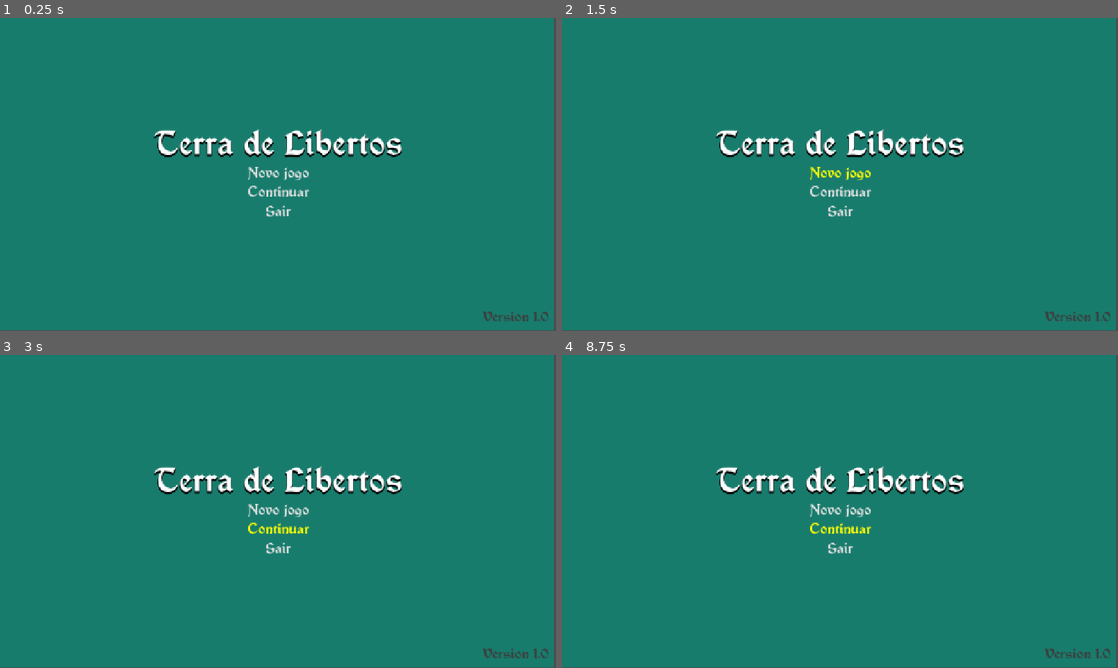
Above: before the commit, frames 1-4 (two rows, left to right).
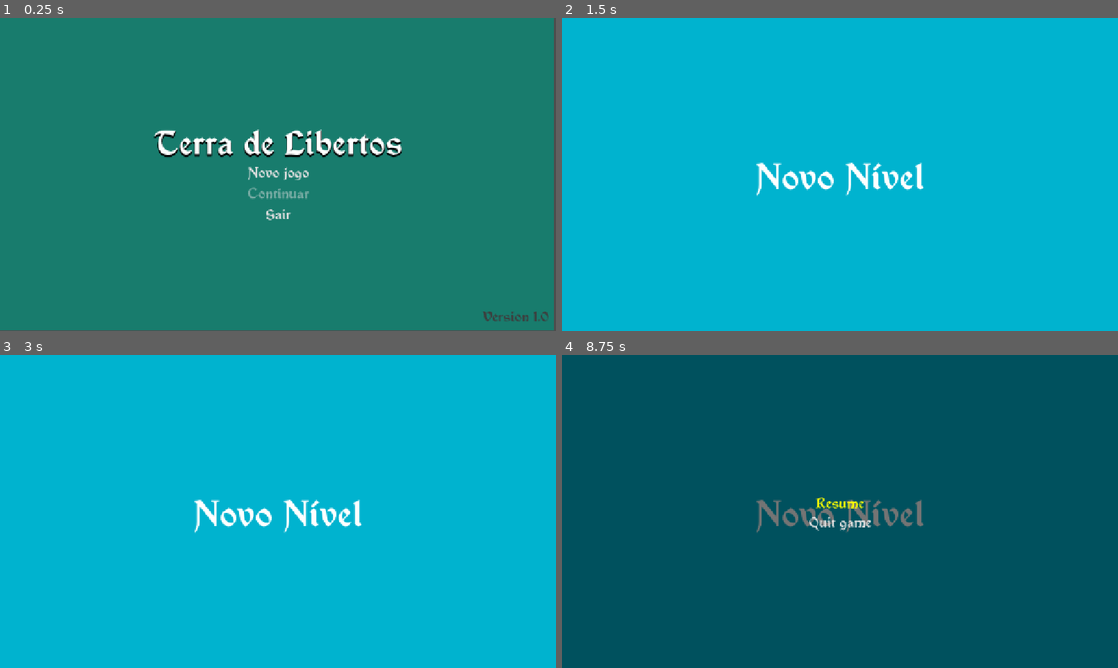
Above: after the commit, the same moments.

Repository: FateCoders/devops-atividade-jogo
Game: Godot game, scene res://Scenes/UI/menu_inicial.tscn
Two runs of this game, one before a commit and one after it. Both use one fixed random seed, a clock stepped at 60 frames per second and the inputs below.
Inputs (mouse positions are in pixels of both pictures, inside the frame that each line leads up to):
- Up to frame 1 (0.25 s): no input
- Up to frame 2 (1.5 s): click (840, 190) at 0.5 s, where only the run before the commit has a clickable "Continuar"; click "Novo jogo" at 1.25 s
- Up to frame 3 (3 s): click (278, 508) at 2 s, where only the run before the commit has a clickable "Novo jogo"; click (278, 527) at 2.75 s, where only the run before the commit has a clickable "Continuar"
- Up to frame 4 (8.75 s): click (840, 508) at 3.5 s, where only the run before the commit has a clickable "Novo jogo"; click (840, 527) at 4.25 s, where only the run before the commit has a clickable "Continuar"; tap Enter at 5, 6.5, 8 s; tap Space at 5.75, 7.25 s; tap Escape (ui_cancel) at 8.65 s

The runs differ from the first frame. In frame 1, 0.3% of the frame differs, in the area x 44-56%, y 53-65%; in frame 2, 100%, in the area x 0-100%, y 0-100%; in frame 3, 100%; in frame 4, 100%.
Error before the commit: Parse Error: Could not parse global class "SaveGame" from "res://Resources/Data/save_game.gd". (res://Scripts/UI/menu_inicial.gd:4)

Commit message:
Implement SaveManager and update save/load system
Added a new SaveManager autoload for handling game save and load operations using JSON files. Removed the old save_game.gd resource-based system and updated menu_inicial.gd and pause_menu.gd to use SaveManager for save existence checks, saving, and loading. Updated project.godot to register SaveManager as an autoload. Added .import files for new sprite assets.

Diff:
--- /dev/null
+++ b/Autoload/SaveManager.gd
@@ -0,0 +1,61 @@
+extends Node
+
+const SAVE_PATH = "user://savegame.json"
+
+var game_data = {}
+
+
+func save_exists() -> bool:
+	return FileAccess.file_exists(SAVE_PATH)
+
+func save_game():
+	var player = get_tree().get_first_node_in_group("player")
+	if player:
+		game_data["player_data"] = player.get_save_data()
+
+	var file = FileAccess.open(SAVE_PATH, FileAccess.WRITE)
+	if not file:
+		printerr("Erro ao tentar abrir o arquivo de save para escrita!")
+		return
+
+	var json_string = JSON.stringify(game_data, "\t")
+
+	file.store_string(json_string)
+
+	file.close()
+	print("Jogo salvo com sucesso em: ", SAVE_PATH)
+
+## Carrega os dados do arquivo JSON para o jogo.
+func load_game():
+	# Verifica se o arquivo de save existe.
+	if not FileAccess.file_exists(SAVE_PATH):
+		print("Nenhum arquivo de save encontrado.")
+		return false # Retorna false para indicar que não havia jogo salvo.
+
+	# Abre o arquivo no modo de leitura.
+	var file = FileAccess.open(SAVE_PATH, FileAccess.READ)
+	if not file:
+		printerr("Erro ao tentar abrir o arquivo de save para leitura!")
+		return false
+
+	var content = file.get_as_text()
+	file.close()
+
+	var data = JSON.parse_string(content)
+
+	if data == null:
+		printerr("Erro ao analisar o arquivo JSON. O arquivo pode estar corrompido.")
+		return false
+
+	game_data = data
+
+	var player = get_tree().get_first_node_in_group("player")
+	if player and game_data.has("player_data"):
+		player.load_data(game_data["player_data"])
+
+	# Você pode aplicar outros dados aqui...
+	# if game_data.has("inventory_data"):
+	#	 Inventory.load_data(game_data["inventory_data"])
+
+	print("Jogo carregado com sucesso!")
+	return true
--- a/Resources/Data/save_game.gd
+++ /dev/null
@@ -1,85 +0,0 @@
-# Save and load the game using the text or binary resource format.
-#
-# /!\ This approach is unsafe if players download completed save games from the
-# web. Please read the README and watch the corresponding video about security
-# issues.
-class_name SaveGame
-extends Resource
-
-# You must use the user:// path prefix when saving the player's data.
-#
-# We removed the extension in this demo to show how to save as text during
-# development or in debug builds and binary in the released game.
-#
-# See the get_save_path() function below.
-const SAVE_GAME_BASE_PATH := "user://save"
-
-# Use this to detect old player saves and update their data.
-export var version := 1
-
-# The next three functions are just to keep the save API inside of the SaveGame resource.
-# Note that this has safety issues if players download savegame files from the
-# web. Please see the README and check out the dedicated video.
-# For a safe alternative, see the function write/load_as_json() below.
-func write_savegame() -> void:
-	ResourceSaver.save(get_save_path(), self)
-
-
-static func save_exists() -> bool:
-	return ResourceLoader.exists(get_save_path())
-
-
-static func load_savegame() -> Resource:
-	var save_path := get_save_path()
-	if ResourceLoader.has_cached(save_path):
-		# Once the resource caching bug is fixed, you will only need this line of code to load the save game.
-		return ResourceLoader.load(save_path, "", true)
-
-	# /!\ Workaround for bug https://github.com/godotengine/godot/issues/59686
-	# Without that, sub-resources will not reload from the saved data.
-	# We copy the SaveGame resource's data to a temporary file, load that file
-	# as a resource, and make it take over the save game.
-
-	# We first load the save game resource's content as a byte array and store it.
-	var file := File.new()
-	if file.open(save_path, File.READ) != OK:
-		printerr("Couldn't read file " + save_path)
-		return null
-
-	var data := file.get_buffer(file.get_len())
-	file.close()
-
-	# Then, we generate a random file path that's not in Godot's cache.
-	var tmp_file_path := make_random_path()
-	while ResourceLoader.has_cached(tmp_file_path):
-		tmp_file_path = make_random_path()
-
-	# We write a copy of the save game to that temporary file path.
-	if file.open(tmp_file_path, File.WRITE) != OK:
-		printerr("Couldn't write file " + tmp_file_path)
-		return null
-
-	file.store_buffer(data)
-	file.close()
-
-	# We load the temporary file as a resource.
-	var save = ResourceLoader.load(tmp_file_path, "", true)
-	# And make it take over the save path for the next time the player
-	# saves.
-	save.take_over_path(save_path)
-
-	# We delete the temporary file.
-	var directory := Directory.new()
-	directory.remove(tmp_file_path)
-	return save
-
-
-static func make_random_path() -> String:
-	return "user://temp_file_" + str(randi()) + ".tres"
-
-
-# This function allows us to save and load a text resource in debug builds and a
-# binary resource in the released product.
-static func get_save_path() -> String:
-	var extension := ".tres" if OS.is_debug_build() else ".res"
-	return SAVE_GAME_BASE_PATH + extension
--- /dev/null
+++ b/Resources/Data/test.gd
@@ -0,0 +1 @@
+extends Node
--- a/Scripts/UI/menu_inicial.gd
+++ b/Scripts/UI/menu_inicial.gd
@@ -1,24 +1,42 @@
 extends Control
 class_name MainMenu
 
-var _save: SaveGame
-var _has_save: bool = _save.save_exists()
+# Não precisamos mais da variável _save, pois vamos usar o autoload SaveManager.
 
 func _ready() -> void:
-	if !_has_save:
-		$VBoxContainer/ButtonsContainer/Continue.disabled = true
-		$VBoxContainer/ButtonsContainer/Continue/Shadow.hide()
+	# --- LÓGICA ATUALIZADA ---
+	# Verificamos se o save existe usando nosso gerenciador global.
+	if not SaveManager.save_exists():
+		var continue_button = $VBoxContainer/ButtonsContainer/Continue
+		continue_button.disabled = true
 
-	for _button in get_tree().get_nodes_in_group("button"):
-		_button.pressed.connect(_on_button_pressed.bind(_button))
+		# Procura pelo nó de sombra de forma segura
+		var shadow_node = continue_button.find_child("Shadow", false) # O 'false' impede a busca recursiva
+		if shadow_node:
+			shadow_node.hide()
 
-func _on_button_pressed(_button: Button) -> void:
-	match _button.name:
+	# A conexão dos botões permanece igual.
+	for button in get_tree().get_nodes_in_group("button"):
+		button.pressed.connect(_on_button_pressed.bind(button))
+
+
+func _on_button_pressed(button: Button) -> void:
+	match button.name:
 		"NewGame":
-			_save.write_savegame()
+			# AÇÃO: Apenas inicia um novo jogo.
+			# Não criamos um save aqui. O primeiro save será feito pelo jogador dentro do jogo.
+			# Se quiser, pode deletar um save antigo ao iniciar um novo jogo.
+			# SaveManager.delete_save() # -> Função opcional para criar no SaveManager
 			get_tree().change_scene_to_file("res://Scenes/Levels/level.tscn")
+
 		"Continue":
-			_save.load_savegame()
-			get_tree().change_scene_to_file("res://Scenes/Levels/level_loaded.tscn")
+			# AÇÃO: Carrega os dados e DEPOIS muda de cena.
+			# O SaveManager vai guardar os dados carregados, e a cena do jogo
+			# vai usá-los quando for iniciada.
+			if SaveManager.load_game():
+				get_tree().change_scene_to_file("res://Scenes/Levels/level.tscn")
+			else:
+				print("Falha ao carregar o jogo a partir do menu.")
+
 		"Quit":
 			get_tree().quit()
--- a/Scripts/UI/pause_menu.gd
+++ b/Scripts/UI/pause_menu.gd
@@ -2,12 +2,9 @@
 
 @onready var resume_button = $menu_holder/resume_button
 
-# Called when the node enters the scene tree for the first time.
 func _ready() -> void:
 	visible = false
 
-
-# Called every frame. 'delta' is the elapsed time since the previous frame.
 func _process(delta: float) -> void:
 	pass
 
@@ -21,7 +18,8 @@
 	get_tree().paused = false
 	visible = false
 
+func _on_quit_button_2_pressed() -> void:
+	SaveManager.save_game()
 
-func _on_quit_button_2_pressed() -> void:
 	get_tree().paused = false
 	get_tree().change_scene_to_file("res://Scenes/UI/menu_inicial.tscn")
--- a/project.godot
+++ b/project.godot
@@ -10,10 +10,13 @@
 
 [application]
 
-config/name="desenvolvimento-do-app"
 run/main_scene="uid://d3iw8vt6yv34f"
 config/features=PackedStringArray("4.4", "Forward Plus")
 config/icon="res://icon.svg"
+
+[autoload]
+
+SaveManager="*res://Autoload/SaveManager.gd"
 
 [display]
 
Not shown, added: Assets/Sprites/Exported/Citizens/static/citizen_01.png.import
Not shown, added: Assets/Sprites/Exported/Citizens/static/citizen_02.png.import
Not shown, added: Assets/Sprites/Exported/Citizens/static/citizen_03.png.import
Not shown, added: Assets/Sprites/Exported/Citizens/static/citizen_04.png.import
Not shown, added: Assets/Sprites/Exported/Citizens/static/citizen_05.png.import
Not shown, added: Assets/Sprites/Exported/Citizens/static/citizen_06.png.import
Not shown, added: Assets/Sprites/Exported/Citizens/static/citizen_07.png.import
Not shown, added: Assets/Sprites/Exported/Citizens/static/citizen_08.png.import
Not shown, added: Assets/Sprites/Exported/Citizens/static/citizen_09.png.import
Not shown, added: Assets/Sprites/Exported/Props/Builds/Fences/fence-01-front-tile.png.import
Not shown, added: Assets/Sprites/Exported/Props/Builds/Fences/fence-01-front.png.import
Not shown, added: Assets/Sprites/Exported/Props/Builds/Fences/fence-01-stick.png.import
(and 17 more such lines)
